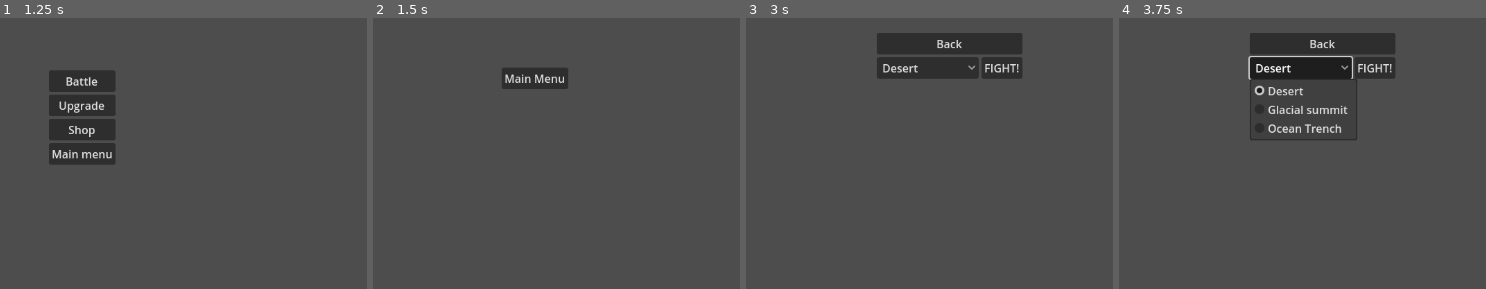
Above: before the commit, frames 1-4 (left to right).
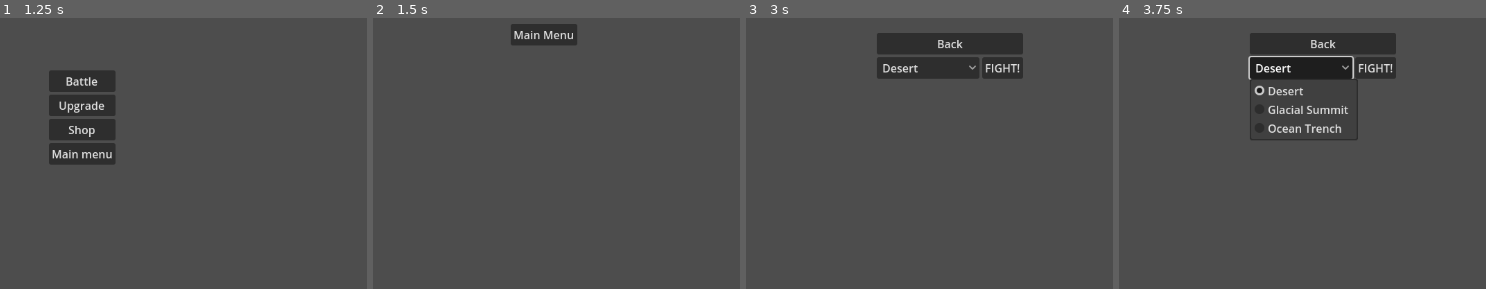
Above: after the commit, the same moments.

Repository: DrakeborgDev/elemastar
Game: Godot game, scene res://menus/main_menu.tscn
Two runs of this game, one before a commit and one after it. Both use one fixed random seed, a clock stepped at 60 frames per second and the inputs below.
Inputs:
- Up to frame 1 (1.25 s): click "Begin" at 0.5 s
- Up to frame 2 (1.5 s): click "Upgrade" at 1.25 s
- Up to frame 3 (3 s): click "Main Menu" at 2 s; click "Battle" at 2.75 s
- Up to frame 4 (3.75 s): click "Desert" at 3.5 s

Frame 1 is identical in both runs. In frame 2, 2.5% of the frame differs, in the area x 35-56%, y 2-27%; in frame 3, 0.3%; in frame 4, 0.6%.

Commit message:
Began work on skills menu

Diff:
--- a/JSON/Player_Abilites/frighten.json
+++ b/JSON/Player_Abilites/frighten.json
@@ -6,7 +6,7 @@
 		"damage": 1,
 		"status": {
 			"type": "subtractive",
-			"amount": 2
+			"amount": 2,
 			"durration": 1,
 			"scale": "amount"
 		}
--- a/JSON/Player_Abilites/menace.json
+++ b/JSON/Player_Abilites/menace.json
@@ -4,7 +4,7 @@
 	"passive": {
 		"boost": {
 			"type": "addative",
-			"target": "player"
+			"target": "player",
 			"amount": 2
 		}
 	},
--- a/JSON/Player_Abilites/solar_ray.json
+++ b/JSON/Player_Abilites/solar_ray.json
@@ -1,9 +1,9 @@
 {
 	"name": "Solar Ray",
 	"type": "Light",
-	"active":{
+	"active": {
 		"targets": 1,
-		"damage": 6
+		"damage": 6,
 		"scale": "damage"
 	},
 	"unlock": 1
--- a/JSON/Regions/glacier.json
+++ b/JSON/Regions/glacier.json
@@ -1,5 +1,5 @@
 {
-	"name": "Glacial summit",
+	"name": "Glacial Summit",
 	"description": "A cold and blinding environment",
 	"affinities": [
 		"Water",
--- a/menus/skills.tscn
+++ b/menus/skills.tscn
@@ -6,10 +6,15 @@
 script = ExtResource("1_bsmho")
 
 [node name="back" type="Button" parent="."]
-offset_left = 497.0
-offset_top = 138.0
-offset_right = 593.0
-offset_bottom = 169.0
+offset_left = 510.0
+offset_top = 75.0
+offset_right = 606.0
+offset_bottom = 106.0
 text = "Main Menu"
 
+[node name="SkillContainer" type="VBoxContainer" parent="."]
+unique_name_in_owner = true
+offset_right = 40.0
+offset_bottom = 40.0
+
 [connection signal="pressed" from="back" to="." method="_on_back_pressed"]
--- a/scripts/global_values.gd
+++ b/scripts/global_values.gd
@@ -12,6 +12,7 @@
 var equipped
 
 # battle vars
+var allSkills = []
 var allRegions = []
 var activeRegion
 var affinityElement
--- a/scripts/skills.gd
+++ b/scripts/skills.gd
@@ -1,5 +1,42 @@
 extends Node2D
 
 
+func _ready() -> void:
+	if GlobalValues.allSkills == []:
+
+		for curFile in DirAccess.get_files_at("res://JSON/Player_Abilites"):
+			var curPath = "res://JSON/Player_Abilites/"+curFile
+			var curfile_as_text = FileAccess.get_file_as_string(curPath)
+			var json = JSON.new()
+			var curFile_as_dict = json.parse(curfile_as_text)
+			if curFile_as_dict == OK:
+				var storedData = []
+				var data = json.data
+				storedData.append(data.name)
+				if "parent" in data:
+					storedData.append(data.parent)
+				else:
+					storedData.append(null)
+				if "unlock" in data:
+					storedData.append(data.unlock)
+				else:
+					storedData.append(null)
+				GlobalValues.allSkills.append(storedData)
+			else:
+				print("JSON Parse Error: ", json.get_error_message(), " in ", curFile, " at line ", json.get_error_line())
+		#print(GlobalValues.allSkills)
+	else:
+		pass
+	var i = 0
+	for skill in GlobalValues.allSkills:
+		var skillName = skill[0]
+		var skillParent
+		var skillCost
+		if skill[1] != null:
+			skillParent = skill[1]
+		if skill[2] != null:
+			skillCost = skill[2]
+		print(skill)
+
 func _on_back_pressed() -> void:
 	get_tree().change_scene_to_file("res://menus/hub_menu.tscn")
